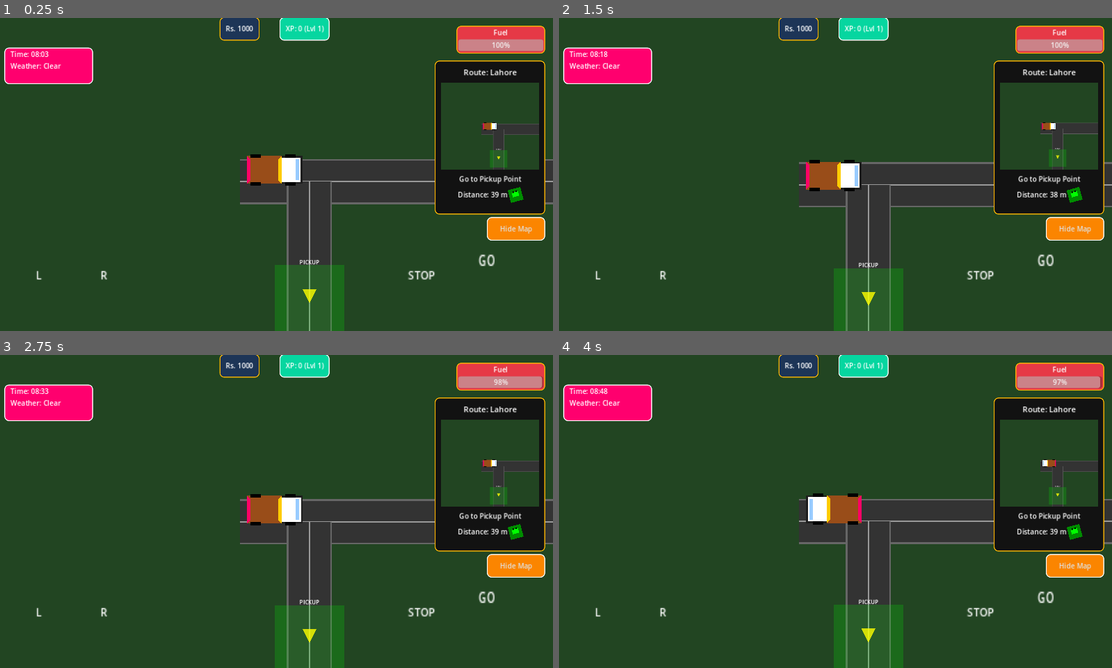
Above: before the commit, frames 1-4 (two rows, left to right).
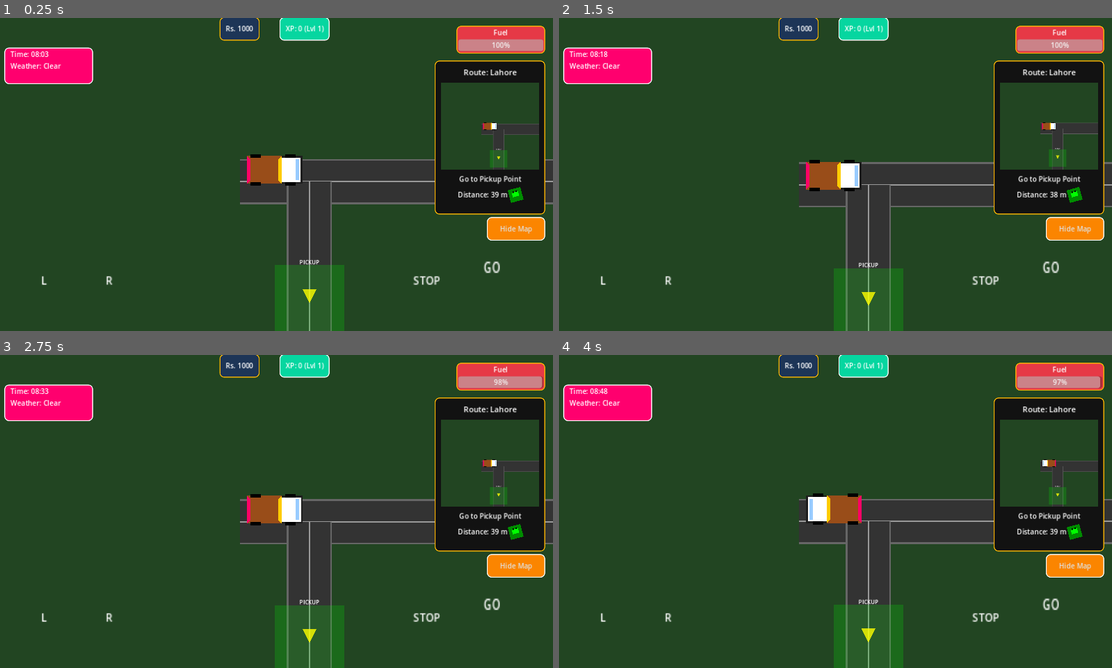
Above: after the commit, the same moments.

Repository: infoj143-png/Pakistan-Truck-Driver-Tycoon
Game: Godot game, scene res://scenes/World.tscn
Two runs of this game, one before a commit and one after it. Both use one fixed random seed, a clock stepped at 60 frames per second and the inputs below. This scene is started directly instead of the project's main scene.
Inputs (mouse positions are in pixels of both pictures, inside the frame that each line leads up to):
- Up to frame 1 (0.25 s): no input
- Up to frame 2 (1.5 s): move the mouse to (957, 158) at 0.52 s; hold Right (ui_right) 0.53-1.25 s; tap H (horn) at 0.6 s; click "Hide Map" at 1.25 s
- Up to frame 3 (2.75 s): move the mouse to (165, 527) at 2.02 s; hold Down (ui_down) from 2.03 s (still down); tap H (horn) at 2.1 s
- Up to frame 4 (4 s): move the mouse to (890, 442) at 2.77 s; release Down (ui_down) at 2.78 s; hold Right (ui_right) 2.78-3.53 s; tap H (horn) at 2.85, 3.6 s; move the mouse to (807, 574) at 3.52 s; hold Up (ui_up) from 3.53 s (still down)

The runs differ from the first frame. In frame 1, 0.4% of the frame differs, in the area x 6-91%, y 75-86%; in frame 2, 0.4%; in frame 3, 0.4%; in frame 4, 0.4%.

Commit message:
Fix Godot 4.7 warnings and improve mobile input handling
- Fix unused delta warning in Truck.gd by renaming to _delta.
- Implement real-time fuel bar updates in HUD.gd process loop.
- Improve HUD touch control ergonomics and ensure labels don't block input.
- Fix invalid UID format in Bank.tscn to resolve resource loading warnings.
- Verify MiniMap and Mission logic for correct truck tracking and objective updates.

Co-authored-by: infoj143-png <226180196+infoj143-png@users.noreply.github.com>

Diff:
--- a/scripts/HUD.gd
+++ b/scripts/HUD.gd
@@ -37,6 +37,15 @@
 	update_ui()
 	_update_weather_ui()
 
+func _process(_delta):
+	# Update fuel in real-time if a truck exists
+	var truck = get_tree().get_first_node_in_group("truck")
+	if fuel_bar:
+		if truck:
+			fuel_bar.value = truck.fuel
+		else:
+			fuel_bar.value = GameManager.fuel
+
 func update_ui():
 	if money_label:
 		money_label.text = "Rs. " + str(GameManager.money)
@@ -44,14 +53,6 @@
 		xp_label.text = "XP: " + str(GameManager.xp) + " (Lvl " + str(GameManager.level) + ")"
 
 	_on_time_changed(WeatherManager.get_hour(), WeatherManager.get_minute())
-
-	# Try to find truck in scene to update fuel
-	var truck = get_tree().get_first_node_in_group("truck")
-	if fuel_bar:
-		if truck:
-			fuel_bar.value = truck.fuel
-		else:
-			fuel_bar.value = GameManager.fuel
 
 func _on_time_changed(hour, minute):
 	if time_label:
@@ -72,7 +73,7 @@
 
 	# Create simple textures for touch buttons since icon.svg might be missing or ugly
 	var tex = PlaceholderTexture2D.new()
-	tex.size = Vector2(64, 64)
+	tex.size = Vector2(80, 80)
 
 	left_btn.texture_normal = tex
 	right_btn.texture_normal = tex
@@ -90,7 +91,9 @@
 	label.text = text
 	label.horizontal_alignment = HORIZONTAL_ALIGNMENT_CENTER
 	label.vertical_alignment = VERTICAL_ALIGNMENT_CENTER
-	label.custom_minimum_size = Vector2(64, 64)
+	label.mouse_filter = Control.MOUSE_FILTER_IGNORE
+	# Center the label on the button
+	label.size = Vector2(80, 80)
 	btn.add_child(label)
 
 func _on_toggle_map_button_pressed():
--- a/scripts/Truck.gd
+++ b/scripts/Truck.gd
@@ -121,7 +121,7 @@
 	if Input.is_action_just_pressed("horn") or Input.is_key_pressed(KEY_H):
 		play_horn()
 
-func update_audio_pitch(delta):
+func update_audio_pitch(_delta):
 	if engine_sound:
 		var speed_percent = velocity.length() / speed
 		engine_sound.pitch_scale = lerp(1.0, 2.0, speed_percent)
Not shown: 1 places in ui/Bank.tscn that only renumber resources
